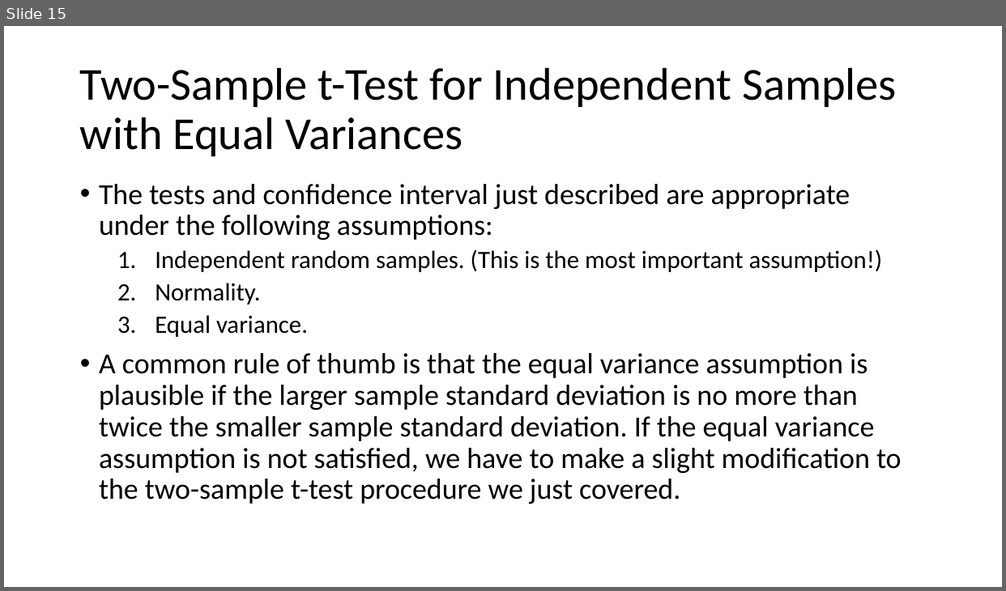
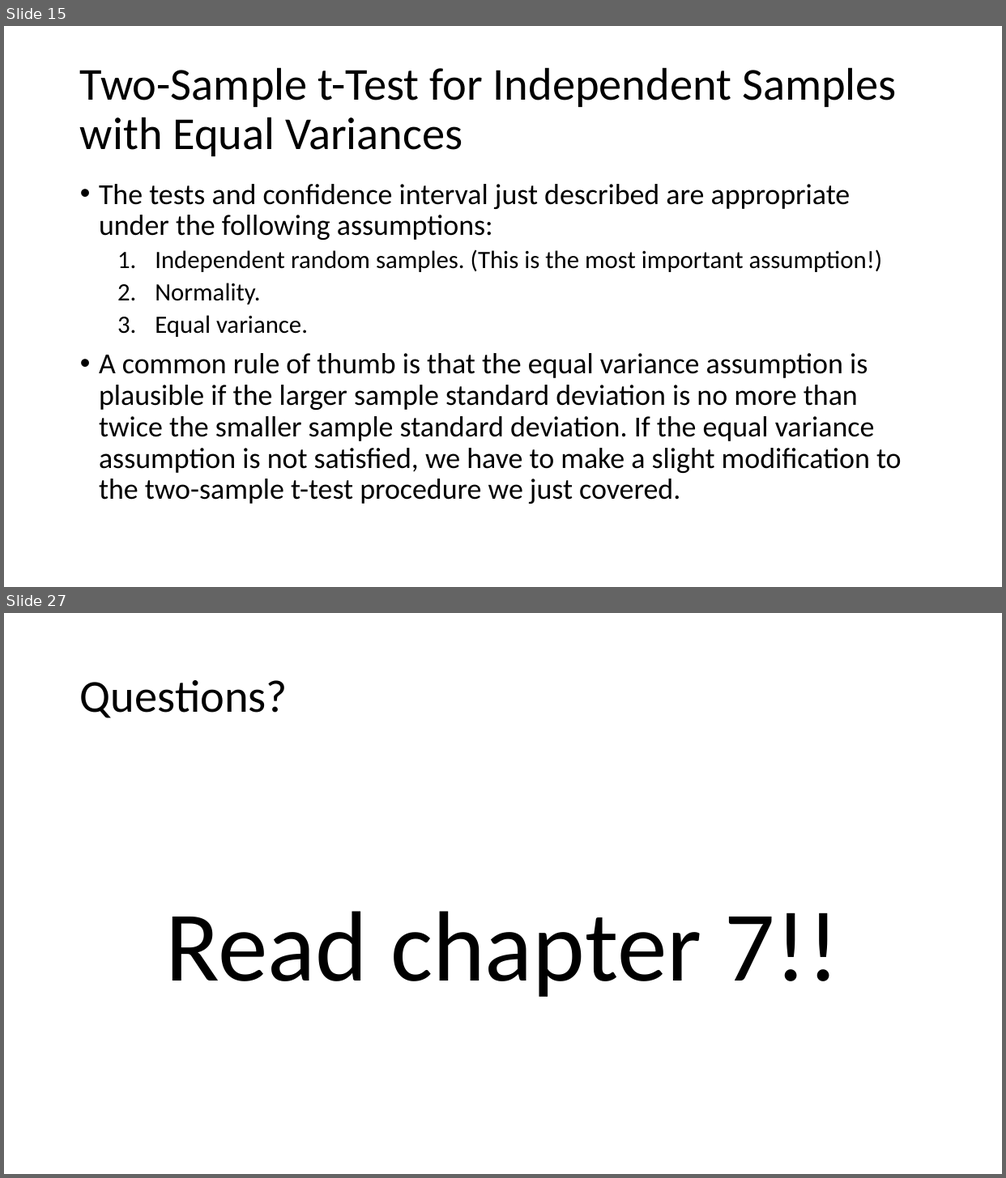
Before and after one commit to bgreenwell/STT6300, a slide deck: Slides/STT 6300 - Chapter 7.pptx. Shown one above the other, each under a label of ours: slide 15 before the commit, slides 15 and 27 after it; the slides between them are not shown. The pictures are 1006x591 and 1006x1178 pixels, drawn with LibreOffice and Linux fonts; fonts in the diff are those of the drawing. Boxes give left, top, right and bottom in pixels: in the first picture for what was removed or moved away, otherwise in the second. Text is boxed around its words. In the diff, an @@ line names an element or a change of style, - is before the commit and + after.

```diff
--- a/Slides/STT 6300 - Chapter 7.pptx
+++ b/Slides/STT 6300 - Chapter 7.pptx
@@ slide 27 added at box(4, 613, 1002, 1174), background #FFFFFF @@
@@ title added at box(80, 680, 288, 718), 44 pt, text #000000 @@
+Questions?
@@ text added at box(166, 911, 839, 997), 96 pt, text #000000 @@
+Read chapter 7!!
```
Also in this commit, not shown: 2 slides changed, 9 other slides added, 1 other file.
